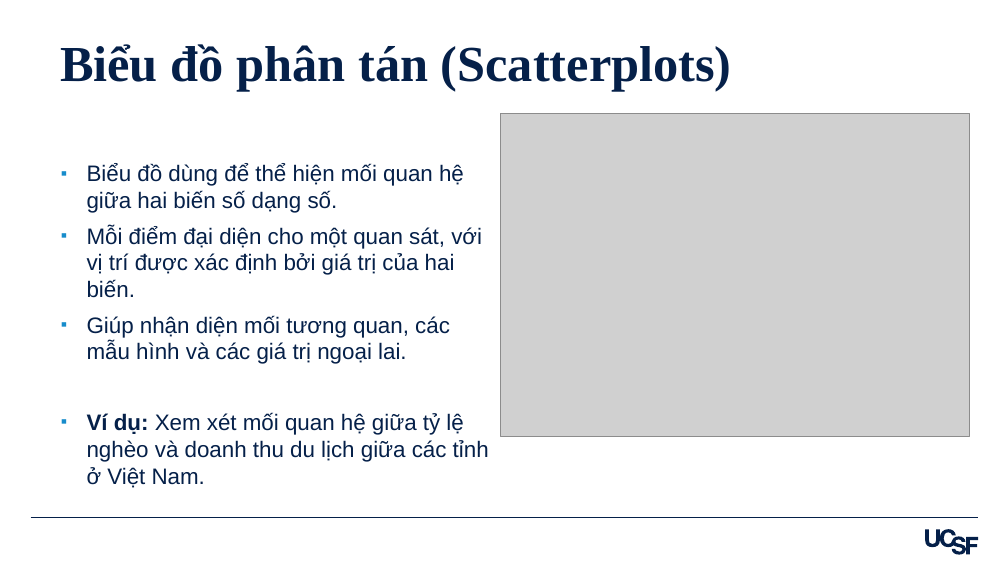
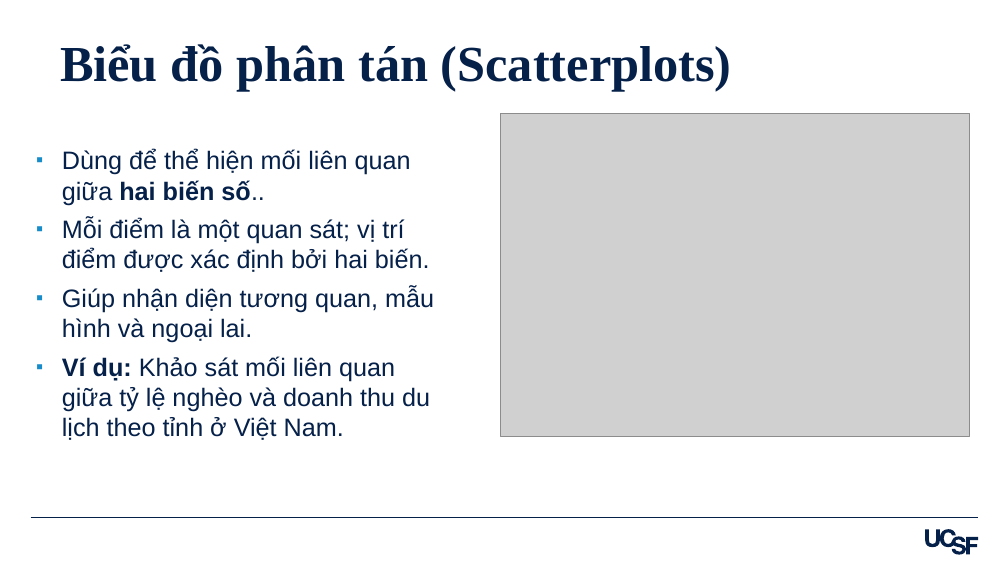
Before and after one commit to amirzazadeh/DataVisualization, a slide deck: slide 15 of Slides_Viet_Data_Visualization_in_R_Ali_Mirzazadeh.pptx. Drawn at 1008x567 pixels with LibreOffice and Linux fonts; fonts in the diff are those of the drawing; grey boxes stand for pictures. Boxes give left, top, right and bottom in pixels: in the first picture for what was removed or moved away, otherwise in the second. Text is boxed around its words. In the diff, an @@ line names an element or a change of style, - is before the commit and + after.

```diff
--- a/Slides_Viet_Data_Visualization_in_R_Ali_Mirzazadeh.pptx
+++ b/Slides_Viet_Data_Visualization_in_R_Ali_Mirzazadeh.pptx
@@ text at bbox=[62, 149, 434, 440]: text changed; size 16 to 18 pt @@
-▪ Biểu đồ dùng để thể hiện mối quan hệ giữa hai biến số dạng số.
-▪ Mỗi điểm đại diện cho một quan sát, với vị trí được xác định bởi giá trị của hai biến.
-▪ Giúp nhận diện mối tương quan, các mẫu hình và các giá trị ngoại lai.
-▪ Ví dụ: Xem xét mối quan hệ giữa tỷ lệ nghèo và doanh thu du lịch giữa các tỉnh ở Việt Nam.
+▪ Dùng để thể hiện mối liên quan giữa hai biến số..
+▪ Mỗi điểm là một quan sát; vị trí điểm được xác định bởi hai biến.
+▪ Giúp nhận diện tương quan, mẫu hình và ngoại lai.
+▪ Ví dụ: Khảo sát mối liên quan giữa tỷ lệ nghèo và doanh thu du lịch theo tỉnh ở Việt Nam.
```
Also in this commit, not shown: 30 other slides changed, 1 other file.
